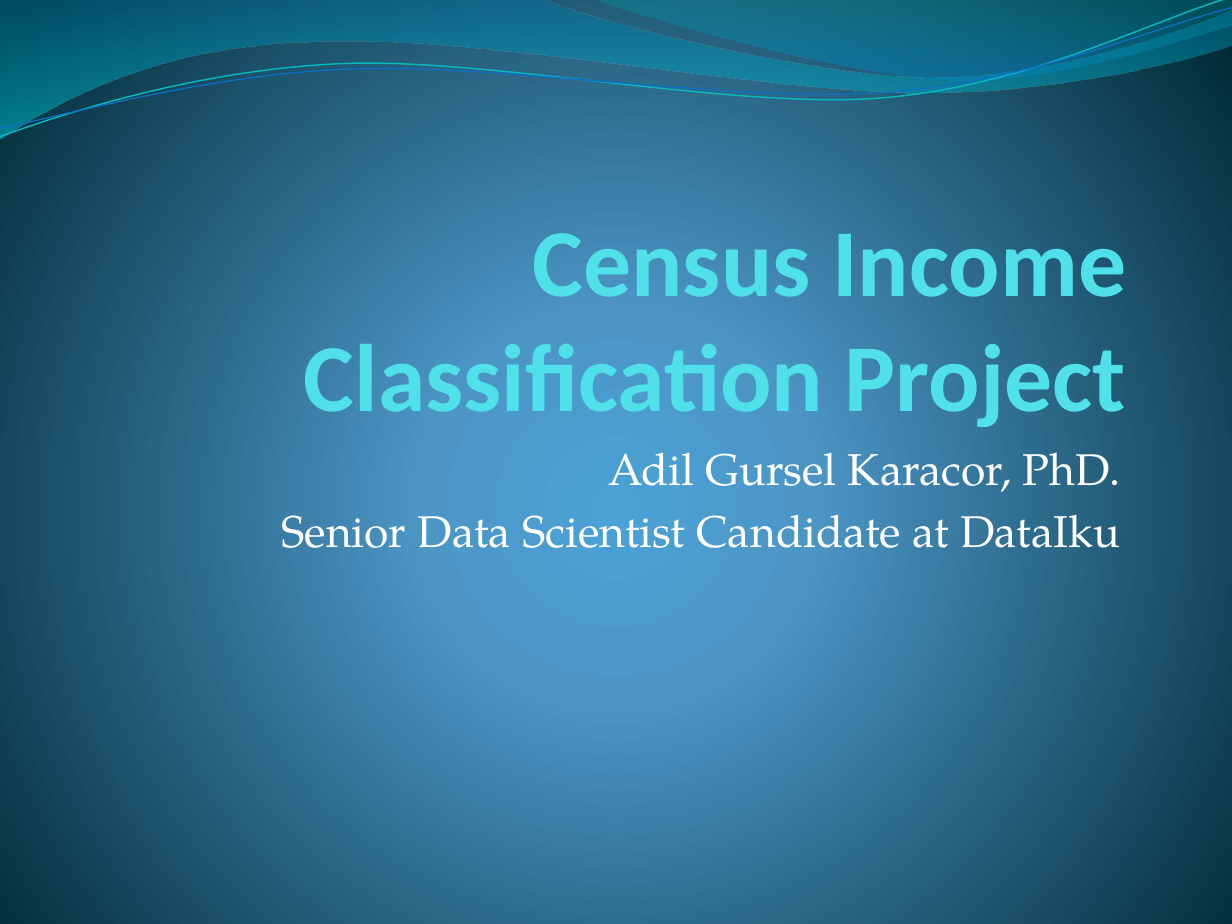
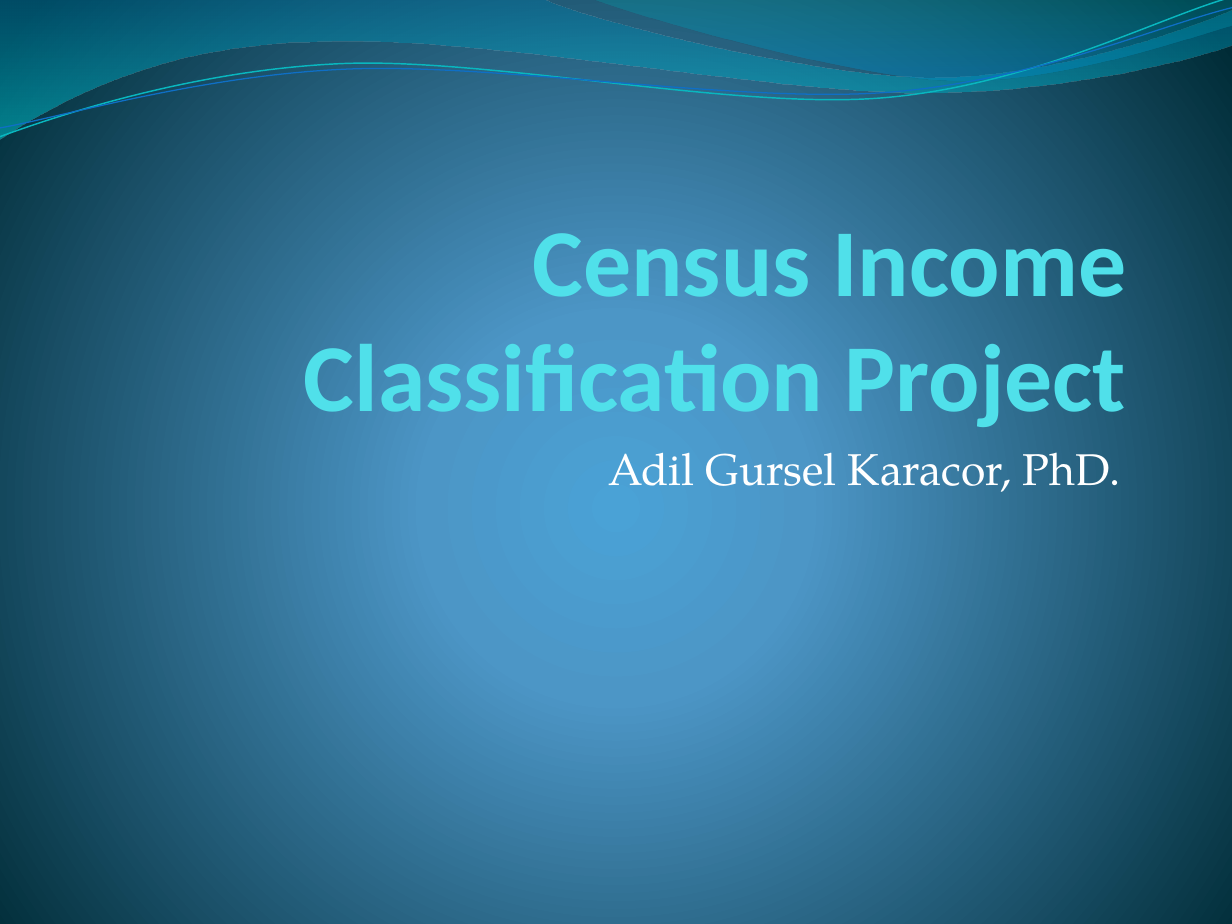
Before and after one commit to karacor/dataiku_income_prediction_project, a slide deck: slide 1 of Census Income Classification Project.pptx. Drawn at 1232x924 pixels with LibreOffice and Linux fonts; fonts in the diff are those of the drawing. Boxes give left, top, right and bottom in pixels: in the first picture for what was removed or moved away, otherwise in the second. Text is boxed around its words. In the diff, an @@ line names an element or a change of style, - is before the commit and + after.

```diff
--- a/Census Income Classification Project.pptx
+++ b/Census Income Classification Project.pptx
@@ subtitle at box(281, 514, 1120, 548): paragraph removed @@
-Senior Data Scientist Candidate at DataIku
```
Also in this commit, not shown: 1 other file.
